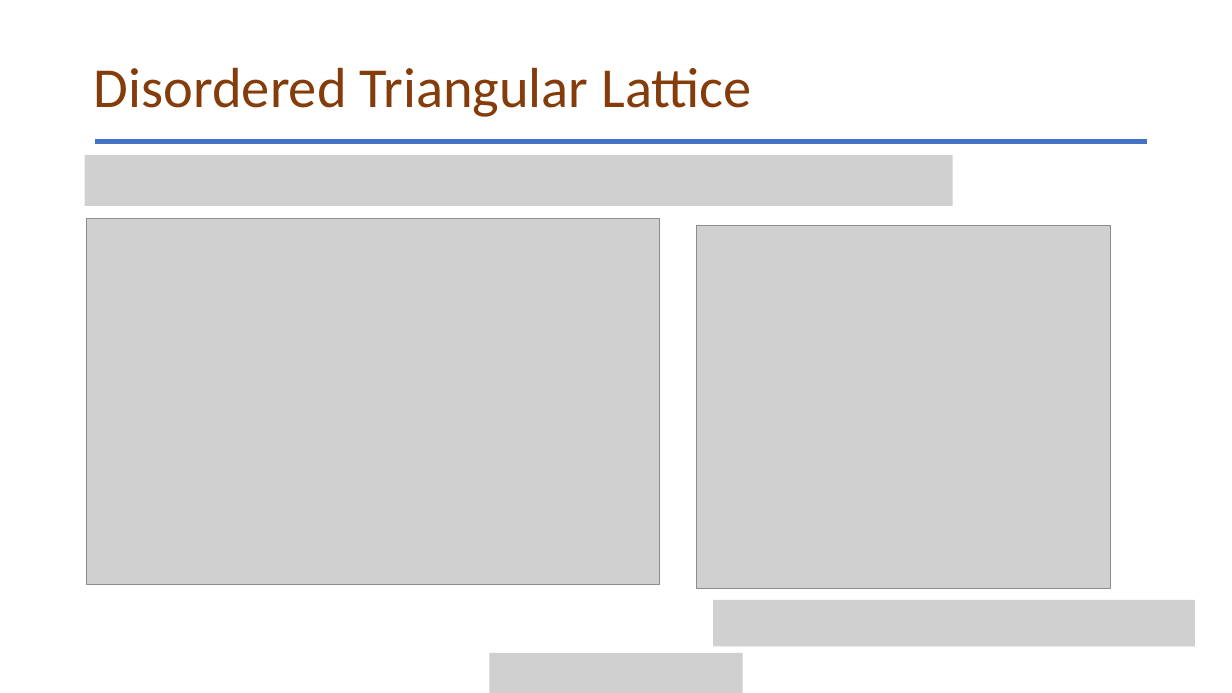
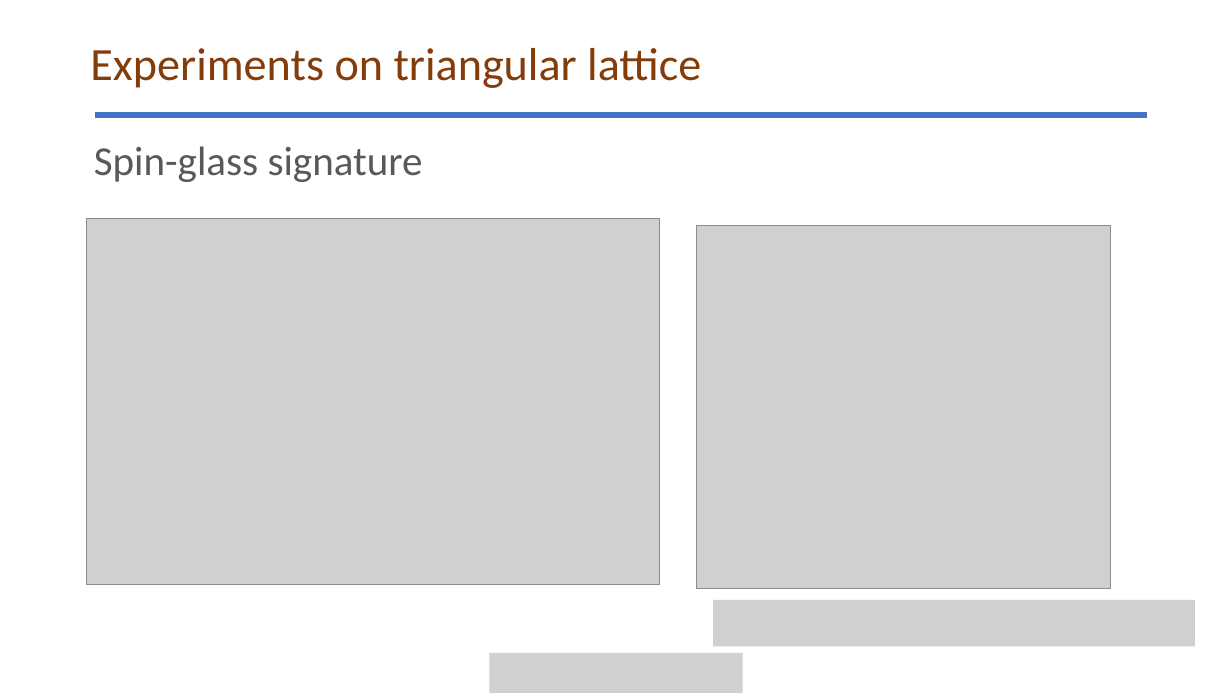
Before and after one commit to glacieant/disordered_triangular_swt, a slide deck: slide 33 of talk/disordered_non-collinear_magnet.pptx (slide 22 before the commit). Drawn at 1232x693 pixels with LibreOffice and Linux fonts; fonts in the diff are those of the drawing; grey boxes stand for pictures. Boxes give left, top, right and bottom in pixels: in the first picture for what was removed or moved away, otherwise in the second. Text is boxed around its words. In the diff, an @@ line names an element or a change of style, - is before the commit and + after.

```diff
--- a/talk/disordered_non-collinear_magnet.pptx
+++ b/talk/disordered_non-collinear_magnet.pptx
@@ title at <box>90,48,701,88</box>: text changed; size 44 to 36 pt @@
-Disordered Triangular Lattice
+Experiments on triangular lattice
@@ line moved from (95, 141) - (1148, 141) to (95, 115) - (1147, 115) @@
@@ text added at <box>94,146,423,182</box>, 32 pt, text #595959 @@
+Spin-glass signature
@@ picture removed at <box>85,155,954,206</box> @@
```
Also in this commit, not shown: 16 other slides changed, 15 slides added, 5 slides removed, 19 other files.
